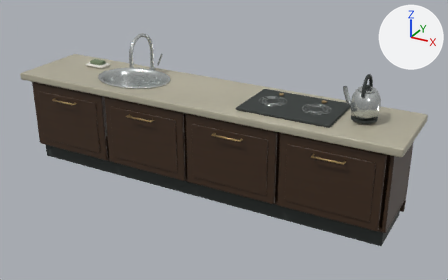
What one commit did to the glTF model server/after-hours/public/assets/models/kitchen-316.glb.
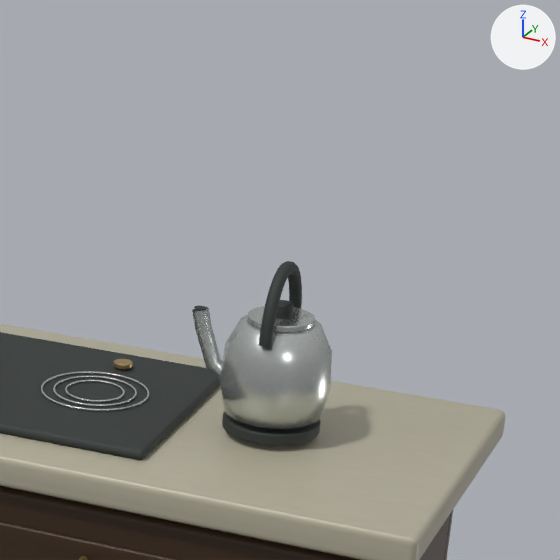
The first picture shows the older version from a 50 mm lens placed at (9.05, -9.69, 2.85), pointed at (6.49, -5.04, 0.52). The close-ups show the older and then the newer version on the part from 65% to 99% of the width and 1% to 55% of the height of that picture. Only the edits that show in the close-ups are written down. The axes (+X, +Y, +Z) are drawn at upper right. The lights are the same throughout. Where no turn or scale is listed for an object, it has been applied to the vertices. Vertices at exactly the same position are counted once.

Names of what the first close-up shows: 'Kitchen | stone counter with real sink opening', 'Merged | Brushed nickel.003', 'Merged | Cabinet shadow and gaskets.002', 'Merged | Smoked oak | fine vertical grain.004' and 1 more.
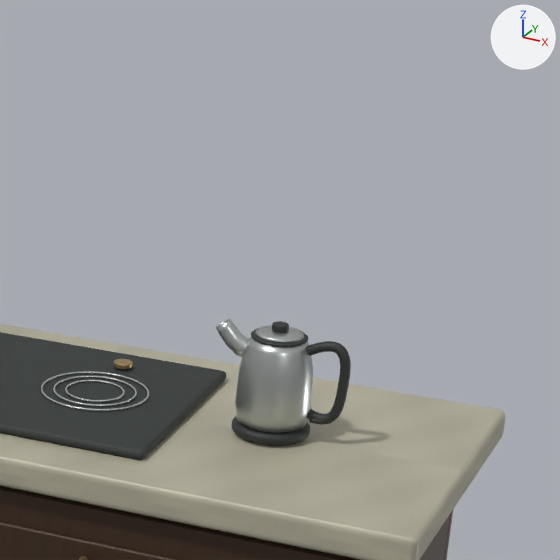
Boxes (x1, y1, x2, y2) around the edits, measured in the close-ups (560 x 560 px):
'Merged | Cabinet shadow and gaskets.002', reshaped
    before: (0, 261, 321, 460)
    after: (0, 332, 226, 460)
'Merged | Brushed nickel.003', reshaped
    before: (41, 306, 332, 429)
    after: (41, 371, 149, 411)
'Merged | Kettle | satin stainless steel', added
    after: (216, 319, 313, 433)
'Merged | Kettle | heat resistant graphite', added
    after: (232, 321, 351, 446)
part 1 of me_kitchen___deep_stainless_sink_bowl, deleted
    before: (220, 315, 332, 429)
part 2 of me_kitchen___deep_stainless_sink_bowl, deleted
    before: (247, 306, 315, 332)
part 3 of me_kitchen___deep_stainless_sink_bowl, deleted
    before: (192, 307, 223, 380)
part 4 of me_cube_082, deleted
    before: (259, 261, 302, 347)
part 5 of me_cube_082, deleted
    before: (222, 411, 321, 445)
part 6 of me_cube_082, deleted
    before: (194, 306, 206, 310)
part 7 of me_cube_082, deleted
    before: (276, 300, 294, 319)

The change, as a list of edits to the scene's bpy script:
```text
Add mat_kettle___satin_stainless_steel:
    mat_kettle___satin_stainless_steel = principled_material('Kettle | satin stainless steel')
    mat_kettle___satin_stainless_steel.base_color = (0.52, 0.55, 0.54)  # light grey #bfc4c2
    mat_kettle___satin_stainless_steel.metallic = 0.9
    mat_kettle___satin_stainless_steel.roughness = 0.34
Add mat_kettle___heat_resistant_graphite:
    mat_kettle___heat_resistant_graphite = principled_material('Kettle | heat resistant graphite')
    mat_kettle___heat_resistant_graphite.base_color = (0.025, 0.03, 0.028)  # dark grey #2c302f
    mat_kettle___heat_resistant_graphite.roughness = 0.57
Change me_kitchen___deep_stainless_sink_bowl:
    used by ob_merged___brushed_nickel_003; location = (6.3, -5.04, 0.0)
    remove me_kitchen___deep_stainless_sink_bowl.from_pydata(...)  # 8126 vertices, 16016 faces; spans x -1.18..1.61, y -0.29..0.34, z 0.74..1.38
    add me_kitchen___deep_stainless_sink_bowl.from_pydata(...)  # 7078 vertices, 13944 faces; spans x -1.18..1.2, y -0.29..0.34, z 0.74..1.38
    me_kitchen___deep_stainless_sink_bowl part 1: the loose piece of 768 vertices spanning x 1.37..1.61, y -0.12..0.12, z 1.0..1.23 is deleted
    me_kitchen___deep_stainless_sink_bowl part 2: the loose piece of 240 vertices spanning x 1.42..1.56, y -0.07..0.07, z 1.23..1.24 is deleted
    me_kitchen___deep_stainless_sink_bowl part 3: the loose piece of 40 vertices spanning x 1.29..1.4, y -0.02..0.02, z 1.06..1.23 is deleted
Change me_cube_082:
    used by ob_merged___cabinet_shadow_and_gaskets_002; location = (6.3, -5.04, 0.1)
    remove me_cube_082.from_pydata(...)  # 1482 vertices, 2920 faces; spans x -1.81..1.81, y -0.28..0.28, z -0.08..1.26
    add me_cube_082.from_pydata(...)  # 432 vertices, 852 faces; spans x -1.81..1.81, y -0.28..0.28, z -0.08..0.89
    me_cube_082 part 4: the loose piece of 330 vertices spanning x 1.48..1.5, y -0.12..0.12, z 1.1..1.26 is deleted
    me_cube_082 part 5: the loose piece of 240 vertices spanning x 1.38..1.59, y -0.1..0.1, z 0.88..0.91 is deleted
    me_cube_082 part 6: the loose piece of 240 vertices spanning x 1.3..1.32, y -0.01..0.01, z 1.13 is deleted
    me_cube_082 part 7: the loose piece of 240 vertices spanning x 1.47..1.51, y -0.02..0.02, z 1.14..1.17 is deleted
Add me_hotelkettle_root___formed_steel_body:
    me_hotelkettle_root___formed_steel_body.from_pydata(...)  # 1954 vertices, 3904 faces; spans x -0.142..0.081, y -0.081..0.081, z 0.025..0.243
    me_hotelkettle_root___formed_steel_body.materials.append(mat_kettle___satin_stainless_steel)  # light grey #bfc4c2
Add me_hotelkettle_root___cordless_base:
    me_hotelkettle_root___cordless_base.from_pydata(...)  # 1482 vertices, 2928 faces; spans x -0.084..0.159, y -0.084..0.084, z 0.0..0.251
    me_hotelkettle_root___cordless_base.materials.append(mat_kettle___heat_resistant_graphite)  # dark grey #2c302f
Add ob_merged___kettle___satin_stainless_steel:
    ob_merged___kettle___satin_stainless_steel = bpy.data.objects.new('Merged | Kettle | satin stainless steel', me_hotelkettle_root___formed_steel_body)
    ob_merged___kettle___satin_stainless_steel.location = (7.79, -5.04, 0.97)
Add ob_merged___kettle___heat_resistant_graphite:
    ob_merged___kettle___heat_resistant_graphite = bpy.data.objects.new('Merged | Kettle | heat resistant graphite', me_hotelkettle_root___cordless_base)
    ob_merged___kettle___heat_resistant_graphite.location = (7.79, -5.04, 0.97)
```
